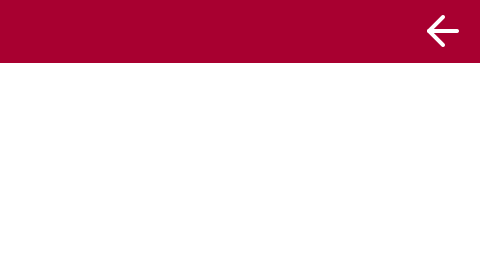
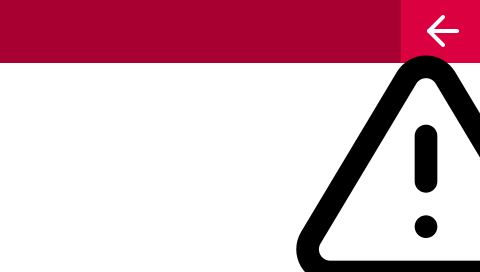
Revision of a layered 480x272 image; what changed, layer by layer:
renamed "Skull_and_crossbones.svg" to "alert-triangle.svg", showed it, moved it above "arrow-left.svg", painted on it over (296, 17, 480, 272)
showed "SelectedIconTitle" over (401, 0, 480, 63)
